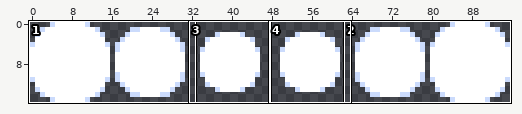
File history of a sprite sheet, Arcane Waters - Alpha/Assets/Resources/Sprites/Map/warp-circle.png. Above: a wide view before the commit, with the close-up outlined.
Close-up. The starting point:
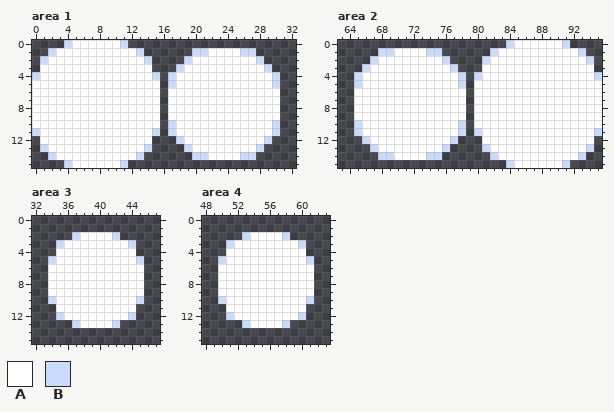
The file is 96x16 pixels. Shown: area 1: x 0..32, y 0..15; area 2: x 63..95, y 0..15; area 3: x 32..47, y 0..15; area 4: x 48..63, y 0..15.
Palette (. is transparent): A #ffffff  B #cbdbfc
Pixels before, area 1, first column x 0:
 0 ....BAAAAAAB...................
 1 ..BAAAAAAAAAAB......BBAAAABB...
 2 .BAAAAAAAAAAAAB....BAAAAAAAAB..
 3 .AAAAAAAAAAAAAA...BAAAAAAAAAAB.
 4 BAAAAAAAAAAAAAAB.BAAAAAAAAAAAAB
 5 AAAAAAAAAAAAAAAA.BAAAAAAAAAAAAB
 6 AAAAAAAAAAAAAAAA.AAAAAAAAAAAAAA
 7 AAAAAAAAAAAAAAAA.AAAAAAAAAAAAAA
 8 AAAAAAAAAAAAAAAA.AAAAAAAAAAAAAA
 9 AAAAAAAAAAAAAAAA.AAAAAAAAAAAAAA
10 AAAAAAAAAAAAAAAA.BAAAAAAAAAAAAB
11 BAAAAAAAAAAAAAAB.BAAAAAAAAAAAAB
12 .AAAAAAAAAAAAAA...BAAAAAAAAAAB.
13 .BAAAAAAAAAAAAB....BAAAAAAAAB..
14 ..BAAAAAAAAAAB......BBAAAABB...
15 ....BAAAAAAB...................
Pixels before, area 2, first column x 65:
 0 ...................BAAAAAAB....
 1 ...BBAAAABB......BAAAAAAAAAAB..
 2 ..BAAAAAAAAB....BAAAAAAAAAAAAB.
 3 .BAAAAAAAAAAB...AAAAAAAAAAAAAA.
 4 BAAAAAAAAAAAAB.BAAAAAAAAAAAAAAB
 5 BAAAAAAAAAAAAB.AAAAAAAAAAAAAAAA
 6 AAAAAAAAAAAAAA.AAAAAAAAAAAAAAAA
 7 AAAAAAAAAAAAAA.AAAAAAAAAAAAAAAA
 8 AAAAAAAAAAAAAA.AAAAAAAAAAAAAAAA
 9 AAAAAAAAAAAAAA.AAAAAAAAAAAAAAAA
10 BAAAAAAAAAAAAB.AAAAAAAAAAAAAAAA
11 BAAAAAAAAAAAAB.BAAAAAAAAAAAAAAB
12 .BAAAAAAAAAAB...AAAAAAAAAAAAAA.
13 ..BAAAAAAAAB....BAAAAAAAAAAAAB.
14 ...BBAAAABB......BAAAAAAAAAAB..
15 ...................BAAAAAAB....
Pixels before, area 3, first column x 34:
 2 ...BAAAAB...
 3 .BAAAAAAAAB.
 4 .AAAAAAAAAA.
 5 BAAAAAAAAAAB
 6 AAAAAAAAAAAA
 7 AAAAAAAAAAAA
 8 AAAAAAAAAAAA
 9 AAAAAAAAAAAA
10 BAAAAAAAAAAB
11 .AAAAAAAAAA.
12 .BAAAAAAAAB.
13 ...BAAAAB...
Pixels before, area 4, first column x 50:
 2 ...BAAAAB...
 3 .BAAAAAAAAB.
 4 .AAAAAAAAAA.
 5 BAAAAAAAAAAB
 6 AAAAAAAAAAAA
 7 AAAAAAAAAAAA
 8 AAAAAAAAAAAA
 9 AAAAAAAAAAAA
10 BAAAAAAAAAAB
11 .AAAAAAAAAA.
12 .BAAAAAAAAB.
13 ...BAAAAB...
New version:
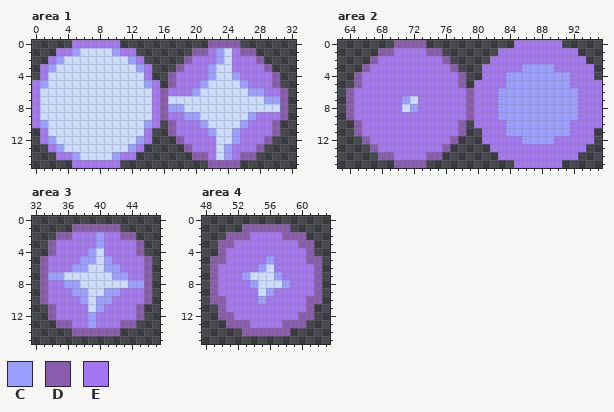
Colours new in this view: C #999eff  D #8b5cad  E #a475f0
The exact change:
Changed rows in their new state; - is an unchanged pixel.
Area 1:
first column x 0:
 0 ----.EEEEEE.----------DDDD------
 1 --.EECBBBBCEE.------DDECBEDD----
 2 -.ECBBBBBBBBCE.----DEEECBEEED---
 3 -ECBBBBBBBBBBCE---DEEECBBEEEED--
 4 .EBBBBBBBBBBBBE.-DEEEECBBCEEEED-
 5 ECBBBBBBBBBBBBCE-DEEECBBBBCEEED-
 6 EBBBBBBBBBBBBBBEDEEECBBBBBBCCEED
 7 EBBBBBBBBBBBBBBEDBBBBBBBBBBBBCCD
 8 EBBBBBBBBBBBBBBEDCCBBBBBBBBBBBBD
 9 EBBBBBBBBBBBBBBEDEECCBBBBBBCEEED
10 ECBBBBBBBBBBBBCE-DEEECBBBBCEEED-
11 .EBBBBBBBBBBBBE.-DEEEECBBCEEEED-
12 -ECBBBBBBBBBBCE---DEEEEBBCEEED--
13 -.ECBBBBBBBBCE.----DEEEBCEEED---
14 --.EECBBBBCEE.------DDEBCEDD----
15 ----.EEEEEE.----------DDDD------
Area 2:
first column x 64:
 0 ------DDDD----------.EEEEEE.----
 1 ----DDEEEEDD------.EEEEEEEEEE.--
 2 ---DEEEEEEEED----.EEEEEEEEEEEE.-
 3 --DEEEEEEEEEED---EEEEECCCCEEEEE-
 4 -DEEEEEEEEEEEED-.EEECCCCCCCCEEE.
 5 -DEEEEEEEEEEEED-EEEECCCCCCCCEEEE
 6 DEEEEEEEEEEEEEEDEEECCCCCCCCCCEEE
 7 DEEEEEECBEEEEEEDEEECCCCCCCCCCEEE
 8 DEEEEEEBCEEEEEEDEEECCCCCCCCCCEEE
 9 DEEEEEEEEEEEEEEDEEECCCCCCCCCCEEE
10 -DEEEEEEEEEEEED-EEEECCCCCCCCEEEE
11 -DEEEEEEEEEEEED-.EEECCCCCCCCEEE.
12 --DEEEEEEEEEED---EEEEECCCCEEEEE-
13 ---DEEEEEEEED----.EEEEEEEEEEEE.-
14 ----DDEEEEDD------.EEEEEEEEEE.--
15 ------DDDD----------.EEEEEE.----
Area 3:
first column x 33:
 1 ----DDDDDD----
 2 --DDEEECEEDD--
 3 -DEEEEECEEEED-
 4 -DEEEECBEEEED-
 5 DEEEECCBCEEEED
 6 DEEECCBBCCEEED
 7 DCCBBBBBBCCEED
 8 DEECCBBBBBBCCD
 9 DEEECCBBCCEEED
10 DEEEECBCCEEEED
11 -DEEEEBCEEEED-
12 -DEEEECEEEEED-
13 --DDEECEEEDD--
14 ----DDDDDD----
Area 4:
first column x 49:
 1 ----DDDDDD----
 2 --DDDEEEEDDD--
 3 -DDEEEEEEEEDD-
 4 -DEEEEEEEEEED-
 5 DDEEEEECEEEEDD
 6 DEEEEECBEEEEED
 7 DEEECBBBCEEEED
 8 DEEEECBBBCEEED
 9 DEEEEEBCEEEEED
10 DDEEEECEEEEEDD
11 -DEEEEEEEEEED-
12 -DDEEEEEEEEDD-
13 --DDDEEEEDDD--
14 ----DDDDDD----
Where, in picture pixels (left, top, right, bottom), the same in both close-ups:
changed: (32, 40, 288, 168)
changed: (346, 40, 602, 168)
changed: (40, 224, 152, 336)
changed: (210, 224, 322, 336)
